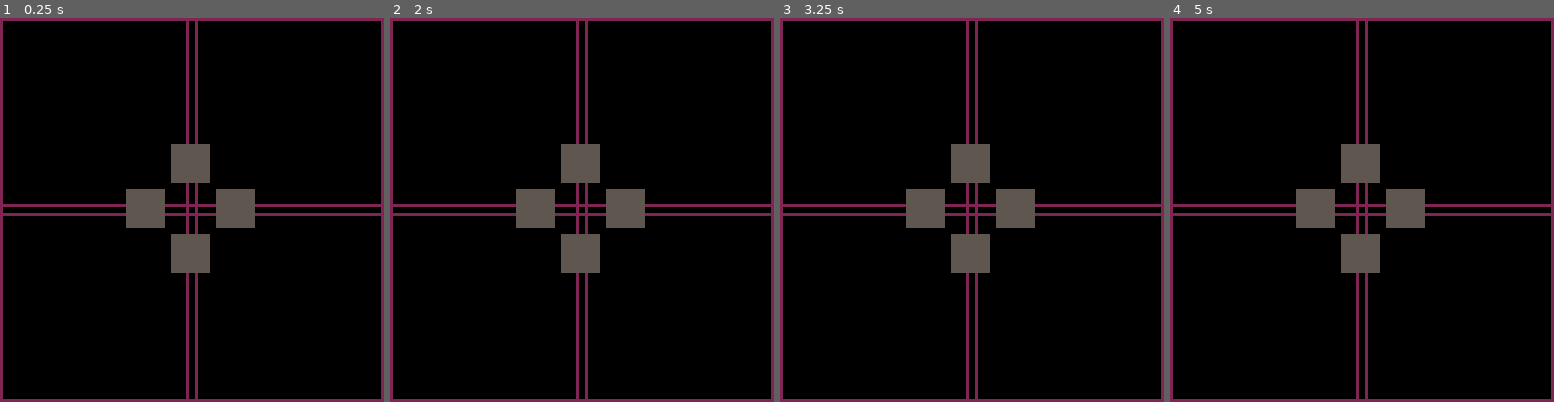
Above: before the commit, frames 1-4 (left to right).
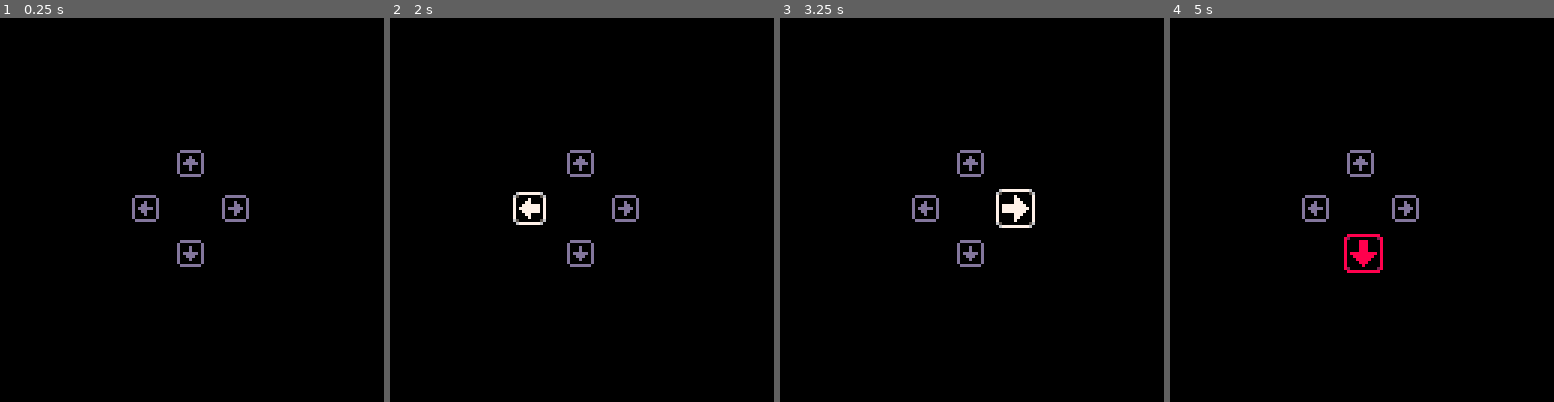
Above: after the commit, the same moments.

Repository: aylanonsense/pico-button-game
Game: PICO-8 cartridge buttons.p8
Same seed, same stepped clock (60 frames per second), same inputs: the game is played once before the commit and once after it.
Inputs:
- Up to frame 1 (0.25 s): no input
- Up to frame 2 (2 s): tap O (Z key) at 0.33, 0.7, 1.43 s; tap X (X key) at 1.07 s; hold Left from 1.97 s (still down)
- Up to frame 3 (3.25 s): tap X (X key) every 0.33 s from 2.07 to 3.07 s; tap O (Z key) at 2.22, 3.1 s; release Left at 2.37 s; hold Down 2.42-2.82 s; hold Right from 2.87 s (still down)
- Up to frame 4 (5 s): tap X (X key) every 0.33 s from 3.4 to 4.73 s; release Right at 3.53 s; hold Up 3.58-4.08 s; tap O (Z key) at 3.98, 4.87 s; hold Right 4.13-4.53 s; hold Down from 4.58 s (still down)

The runs differ from the first frame. In frame 1, 9.6% of the frame differs, in the area x 0-100%, y 0-100%; in frame 2, 9.7%; in frame 3, 9.6%; in frame 4, 9.7%.

Commit message:
You can activate pads, shoot them (nothing happens) and they can take hits

Diff:
--- a/buttons.p8
+++ b/buttons.p8
@@ -4,23 +4,113 @@
 
 
 -- vars
+local actual_frame=0
 local scene=nil
+local scene_frame=0
 local bg_color=0
 local entities={}
 local new_entities={}
 local arrow_pads={}
+local inputs={}
+local input_dir=nil
 
 
 -- constants
+local directions={"left","right","up","down"}
 local entity_classes={
 	["arrow_pad"]={
 		["width"]=13,
 		["height"]=13,
-		["state"]="inactive",
+		["dir"]="up",
+		["shoot_frames"]=0,
+		["pain_frames"]=0,
 		["add_to_game"]=function(entity)
 			add(arrow_pads,entity)
 		end,
+		["init"]=function(entity)
+			if entity.dir==input_dir then
+				entity.activate(entity)
+			else
+				entity.deactivate(entity)
+			end
+		end,
+		["update"]=function(entity)
+			entity.shoot_frames=decrement_timer(entity.shoot_frames)
+			entity.pain_frames=decrement_timer(entity.pain_frames)
+		end,
 		["draw"]=function(entity)
+			-- figure out the right set of sprites based on state
+			local sprite_offset=0
+			if entity.state=="inactive" then
+				sprite_offset=3
+			end
+			if entity.pain_frames>1 then
+				sprite_offset+=2
+			elseif entity.state_frames<1 or (entity.pain_frames==1 and entity.state=="inactive") then
+				sprite_offset+=1
+			end
+			-- the arrow wiggles when shooting
+			local wiggle=0
+			if entity.shoot_frames>0 then
+				wiggle=({0,0,0,1,-1,2})[entity.shoot_frames]
+			end
+			-- calc drawn arrow position
+			local x
+			local y
+			x,y=dir_to_vec(entity.dir,wiggle)
+			if entity.pain_frames>17 then
+				x+=rnd(4)-2
+				y+=rnd(4)-2
+			elseif entity.pain_frames>3 then
+				x+=rnd(2)-1
+				y+=rnd(2)-1
+			end
+			x+=entity.x-0.5
+			y+=entity.y-0.5
+			-- draw the arrow sprites
+			if entity.dir=="right" then
+				spr(33+sprite_offset,x-1,y)
+				spr(49+sprite_offset,x+7,y)
+				spr(33+sprite_offset,x-1,y+7,1,1,false,true)
+				spr(49+sprite_offset,x+7,y+7,1,1,false,true)
+			elseif entity.dir=="left" then
+				spr(49+sprite_offset,x,y,1,1,true)
+				spr(33+sprite_offset,x+8,y,1,1,true)
+				spr(49+sprite_offset,x,y+7,1,1,true,true)
+				spr(33+sprite_offset,x+8,y+7,1,1,true,true)
+			elseif entity.dir=="up" then
+				spr(1+sprite_offset,x,y)
+				spr(1+sprite_offset,x+7,y,1,1,true)
+				spr(17+sprite_offset,x,y+8)
+				spr(17+sprite_offset,x+7,y+8,1,1,true)
+			elseif entity.dir=="down" then
+				spr(17+sprite_offset,x,y-1,1,1,false,true)
+				spr(17+sprite_offset,x+7,y-1,1,1,true,true)
+				spr(1+sprite_offset,x,y+7,1,1,false,true)
+				spr(1+sprite_offset,x+7,y+7,1,1,true,true)
+			end
+		end,
+		["is_activated"]=function(entity)
+			return entity.state=="active"
+		end,
+		["activate"]=function(entity)
+			entity.set_state(entity,"active")
+		end,
+		["deactivate"]=function(entity)
+			entity.set_state(entity,"inactive")
+			entity.shoot_frames=0
+		end,
+		["can_shoot"]=function(entity)
+			return entity.shoot_frames<3
+		end,
+		["shoot"]=function(entity)
+			entity.shoot_frames+=6
+		end,
+		["can_be_hit"]=function(entity)
+			return entity.pain_frames<=0 and entity.is_activated(entity)
+		end,
+		["get_hit"]=function(entity)
+			entity.pain_frames=18
 		end
 	}
 }
@@ -33,6 +123,11 @@
 end
 
 function _update()
+	actual_frame=increment_looping_number(actual_frame)
+	-- if actual_frame%20>0 then
+	-- 	return
+	-- end
+	scene_frame=increment_looping_number(scene_frame)
 	-- update the scene
 	if scene=="game" then
 		update_game()
@@ -44,15 +139,15 @@
 	camera()
 	rectfill(0,0,127,127,bg_color)
 	-- draw guidelines
-	color(2)
-	line(0,0,0,127)
-	line(62,0,62,127)
-	line(65,0,65,127)
-	line(127,0,127,127)
-	line(0,0,127,0)
-	line(0,62,127,62)
-	line(0,65,127,65)
-	line(0,127,127,127)
+	-- color(2)
+	-- line(0,0,0,127)
+	-- line(62,0,62,127)
+	-- line(65,0,65,127)
+	-- line(127,0,127,127)
+	-- line(0,0,127,0)
+	-- line(0,62,127,62)
+	-- line(0,65,127,65)
+	-- line(0,127,127,127)
 	-- draw the scene
 	if scene=="game" then
 		draw_game()
@@ -63,6 +158,7 @@
 -- game functions
 function init_game()
 	scene="game"
+	scene_frame=0
 	-- reset everything
 	entities={}
 	new_entities={}
@@ -88,34 +184,78 @@
 		["x"]=57,
 		["y"]=57+15
 	})
+	-- immediately add new entities to the game
+	add_new_entities_to_game()
 end
 
 function update_game()
+	-- little bit of a hack so switching states works mid-frame
+	foreach(entities,function(entity)
+		entity.skip_state_increment=false
+	end)
+
 	-- update entities
 	foreach(entities,function(entity)
 		-- do some default update stuff
 		entity.frames_alive=increment_looping_number(entity.frames_alive)
-		entity.state_frames=increment_looping_number(entity.state_frames)
+		if not entity.skip_state_increment then
+			entity.state_frames=increment_looping_number(entity.state_frames)
+		end
+		if scene_frame%50==0 and entity.can_be_hit(entity) then
+			entity.get_hit(entity)
+		end
 		-- call the entity's update function
 		entity.update(entity)
 	end)
+
+	-- figure out the current input direction
+	local prev_inputs=inputs
+	local prev_input_dir=input_dir
+	local input_dir_pressed=false
+	inputs={}
+	local i
+	for i=1,4 do
+		inputs[i]=btn(i-1)
+		if inputs[i] and not prev_inputs[i] then
+			input_dir=directions[i]
+			input_dir_pressed=true
+		end
+	end
+	-- activate arrows that match the input direction
+	local num_arrows_activated=0
+	foreach(arrow_pads,function(entity)
+		if entity.dir==input_dir then
+			if not entity.is_activated(entity) then
+				entity.activate(entity)
+			end
+			if entity.is_activated(entity) and entity.can_shoot(entity) and input_dir_pressed then
+				entity.shoot(entity)
+			end
+			num_arrows_activated+=1
+		end
+	end)
+	-- if some arrows were activated, deactivate the others
+	if num_arrows_activated>0 then
+		foreach(arrow_pads,function(entity)
+			if entity.is_activated(entity) and entity.dir!=input_dir then
+				entity.deactivate(entity)
+			end
+		end)
+	end
+
 	-- add new entities to the game
-	foreach(new_entities,function(entity)
-		entity.add_to_game(entity)
-		add(entities,entity)
-	end)
-	new_entities={}
+	add_new_entities_to_game()
 end
 
 function draw_game()
 	-- draw entities
 	foreach(entities,function(entity)
 		-- draw a debug square
-		if entity.width>0 and entity.height>0 then
-			local x=entity.x+0.5
-			local y=entity.y+0.5
-			rectfill(x,y,x+entity.width-1,y+entity.height-1,5)
-		end
+		-- if entity.width>0 and entity.height>0 then
+		-- 	local x=entity.x+0.5
+		-- 	local y=entity.y+0.5
+		-- 	rectfill(x,y,x+entity.width-1,y+entity.height-1,5)
+		-- end
 		-- actually draw the entity
 		entity.draw(entity)
 	end)
@@ -133,6 +273,7 @@
 		["height"]=0,
 		["state"]="default",
 		["state_frames"]=0,
+		["skip_state_increment"]=false,
 		["is_alive"]=0,
 		["frames_alive"]=0,
 		["init"]=noop,
@@ -158,6 +299,14 @@
 	return entity
 end
 
+function add_new_entities_to_game()
+	foreach(new_entities,function(entity)
+		entity.add_to_game(entity)
+		add(entities,entity)
+	end)
+	new_entities={}
+end
+
 
 -- helper methods
 function noop() end
@@ -165,16 +314,35 @@
 function increment_looping_number(n)
 	n+=1
 	if n>32000 then
-		n-=3000
+		n-=10000
 	end
 	return n
+end
+
+function decrement_timer(n)
+	return max(0,n-1)
 end
 
 function set_entity_state(entity,state)
 	entity.state=state
 	entity.state_frames=0
-end
-
+	entity.skip_state_increment=true
+end
+
+function dir_to_vec(dir,mag)
+	mag=mag or 1
+	if dir=="left" then
+		return -mag,0
+	elseif dir=="right" then
+		return mag,0
+	elseif dir=="up" then
+		return 0,-mag
+	elseif dir=="down" then
+		return 0,mag
+	else
+		return 0,0
+	end
+end
 
 
 
Not shown, changed: 80 lines of the sprite sheet (__gfx__) section of buttons.p8
